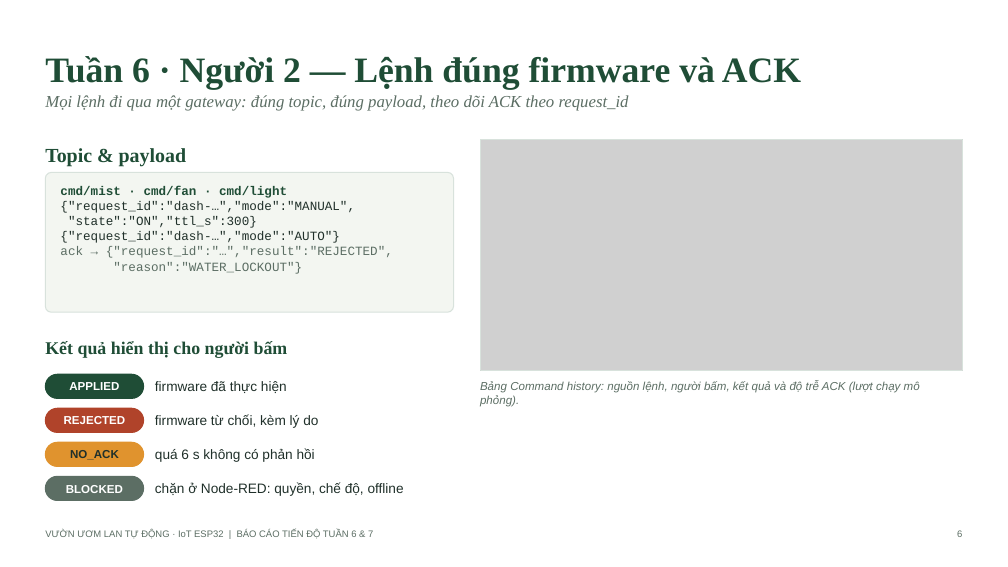
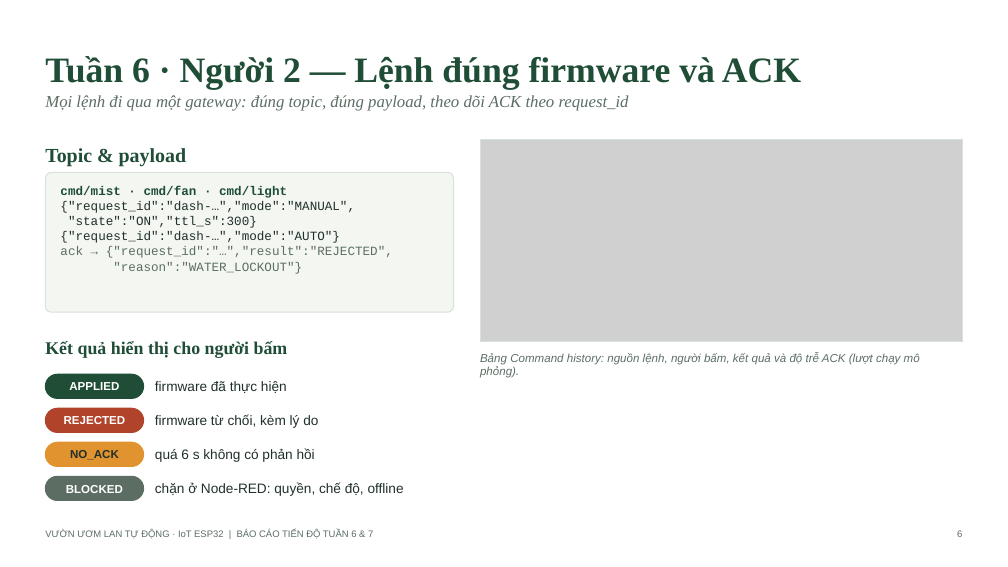
Before and after one commit to Khoa-Tr/orhid-software, a slide deck: slide 6 of docs/bao-cao-tuan-6-7.pptx. Drawn at 1008x567 pixels with LibreOffice and Linux fonts; fonts in the diff are those of the drawing; grey boxes stand for pictures. Boxes give left, top, right and bottom in pixels: in the first picture for what was removed or moved away, otherwise in the second. Text is boxed around its words. In the diff, an @@ line names an element or a change of style, - is before the commit and + after.

```diff
--- a/docs/bao-cao-tuan-6-7.pptx
+++ b/docs/bao-cao-tuan-6-7.pptx
@@ picture: place and size @@
-picture at (480,140,963,371)
+picture at (480,140,963,342)
@@ rectangle: place and size @@
-rectangle at (480,140,963,371)
+rectangle at (480,140,963,342)
@@ text "Bảng Command history: nguồn lệnh, ...": place and size @@
-text "Bảng Command history: nguồn lệnh, ..." at (480,381,920,407)
+text "Bảng Command history: nguồn lệnh, ..." at (480,353,920,378)
```
Also in this commit, not shown: 5 other slides changed, 21 other files.
